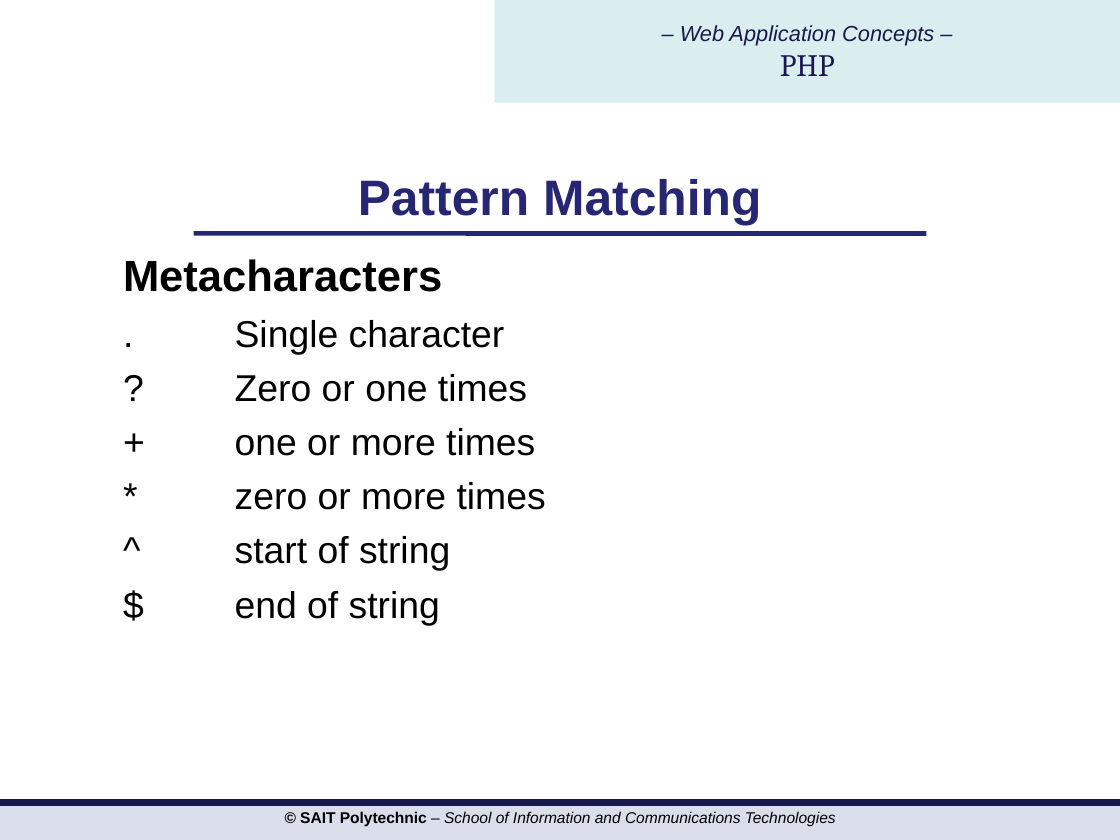
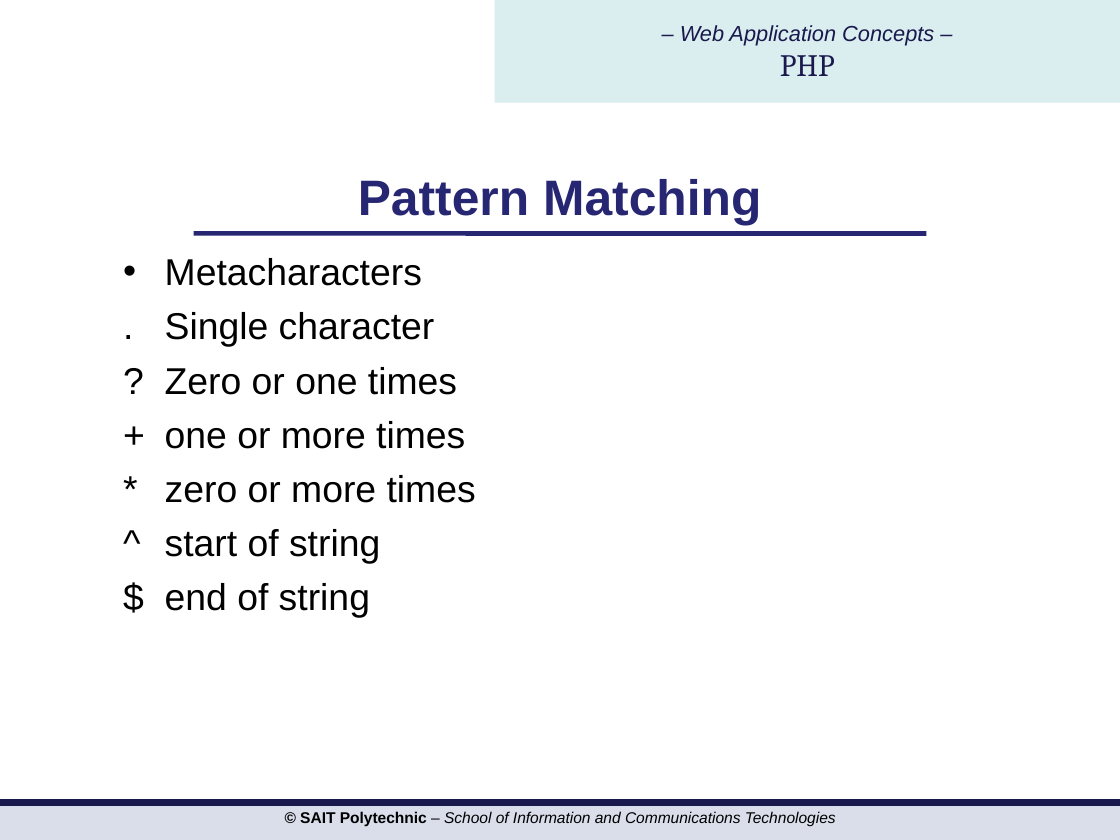
Before and after one commit to hdmdhr/CPRG-210-OSD-Assignment, a slide deck: slide 5 of PPTs/php/PHP Day 5 pattern files cookie session.ppt. Drawn at 1120x840 pixels with LibreOffice and Linux fonts; fonts in the diff are those of the drawing; background and template pictures are left out. Boxes give left, top, right and bottom in pixels: in the first picture for what was removed or moved away, otherwise in the second. Text is boxed around its words. In the diff, an @@ line names an element or a change of style, - is before the commit and + after.

```diff
--- a/PPTs/php/PHP Day 5 pattern files cookie session.ppt
+++ b/PPTs/php/PHP Day 5 pattern files cookie session.ppt
@@ text "Metacharacters" at (165, 258, 476, 618): size 28 to 24 pt, bold off in "Metacharacters"; bullet none to •; indent changed @@
```
Also in this commit, not shown: 8 other slides changed, 2 slides added, 2 slides removed, 7 other files.
